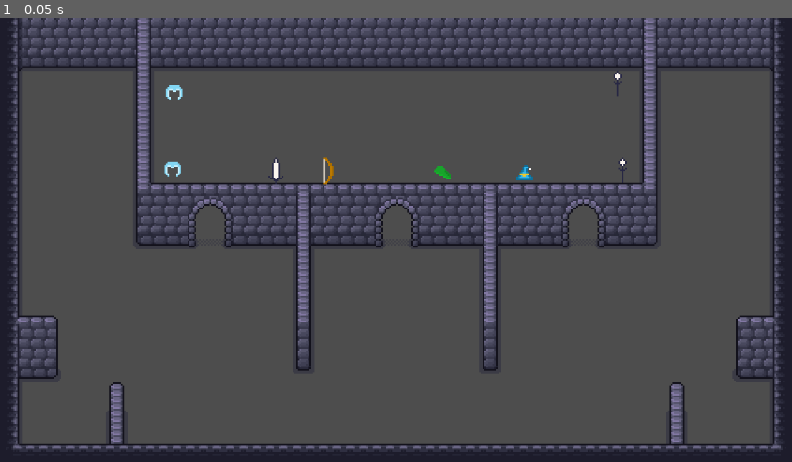
Above: before the commit, frame 1.
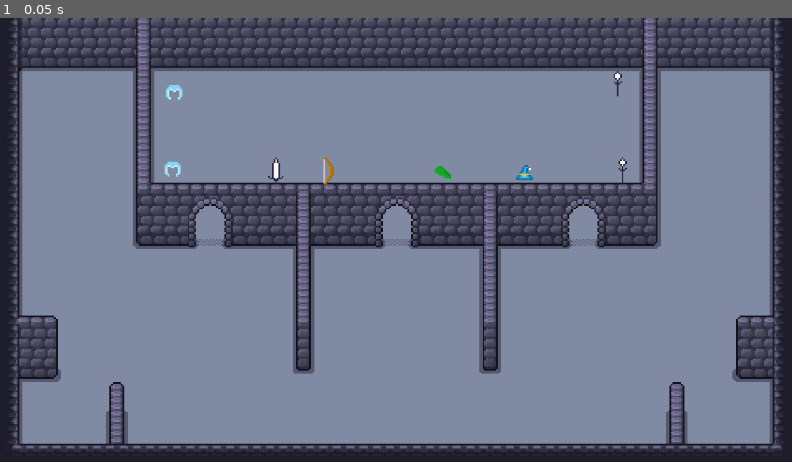
Above: after the commit, the same moment.

Repository: SamuelAlves-23/multiclassing
Game: Godot game, scene res://arenas/combat_arenas/arena_scenes/intro_arena3.tscn
Two runs of this game, one before a commit and one after it. Both use one fixed random seed, a clock stepped at 60 frames per second and the inputs below. This scene is started directly instead of the project's main scene.
Inputs:
- Up to frame 1 (0.05 s): no input

The runs differ from the first frame. In frame 1, 68% of the frame differs, in the area x 2-98%, y 11-96%.

Commit message:
Ajustes de tilemaps

Diff:
--- a/arenas/combat_arenas/arena_scenes/intro_arena2.tscn
+++ b/arenas/combat_arenas/arena_scenes/intro_arena2.tscn
@@ -19,7 +19,7 @@
 tile_map_data = PackedByteArray("AAD///7/AAABAAYAAAD/////AAABAAYAAAD//wAAAAABAAYAAAD//wEAAAABAAYAAAD//wIAAAABAAYAAAD//w …(10160 unchanged characters)…
 
 [node name="WallsFloorLayer" parent="TileMapLayerAssets" index="1"]
-tile_map_data = PackedByteArray("AAABAAAAAAABAAQAAAACAP//AAA …(859 unchanged characters)… //AAABAAIAAAAdAP//AAAFAAAAAAAdAAAAAAAFAAEAAAAdAAEAAAAFAAIAAAAAAP//AAADAAAAAAAAAAAAAAADAAEAAAAAAAEAAAADAAIAAAAAAAIAAAACAAEAAAAAAAMAAAACAAEAAAAAAAU …(2191 unchanged characters)…
+tile_map_data = PackedByteArray("AAABAAAAAAABAAQAAAACAP//AAA …(859 unchanged characters)… //AAABAAIAAAAdAP//AAAFAAAAAAAdAAAAAAAFAAIAAAAdAAEAAAAAAAEAAAAAAP//AAADAAAAAAAAAAAAAAADAAIAAAAAAAEAAAACAAEAAAAAAAIAAAACAAEAAAAAAAMAAAACAAEAAAAAAAU …(2191 unchanged characters)…
 
 [node name="BlockLayer" parent="TileMapLayerAssets" index="2"]
 visible = false
--- a/arenas/combat_arenas/arena_scenes/intro_arena3.tscn
+++ b/arenas/combat_arenas/arena_scenes/intro_arena3.tscn
@@ -16,7 +16,6 @@
 [node name="TileMapLayerAssets" parent="." instance=ExtResource("3_iemky")]
 
 [node name="FloorLayer" parent="TileMapLayerAssets" index="0"]
-visible = false
 tile_map_data = PackedByteArray("AAD///7/AAABAAYAAAD/////AAABAAYAAAD//wAAAAABAAYAAAD//wEAAAABAAYAAAD//wIAAAABAAYAAAD//w …(10672 unchanged characters)…
 
 [node name="WallsFloorLayer" parent="TileMapLayerAssets" index="1"]
